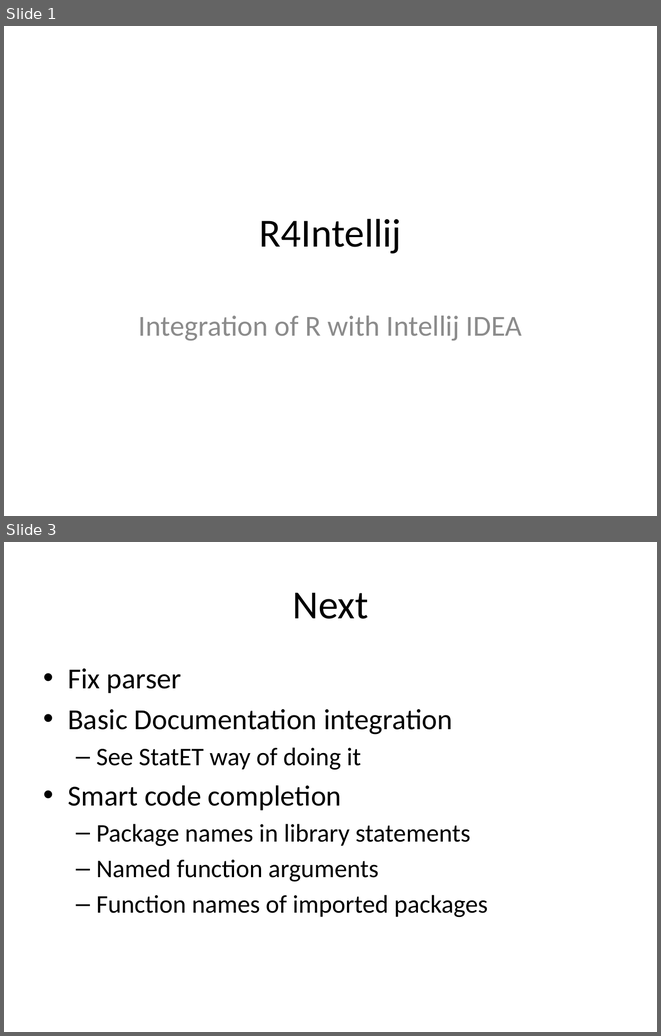
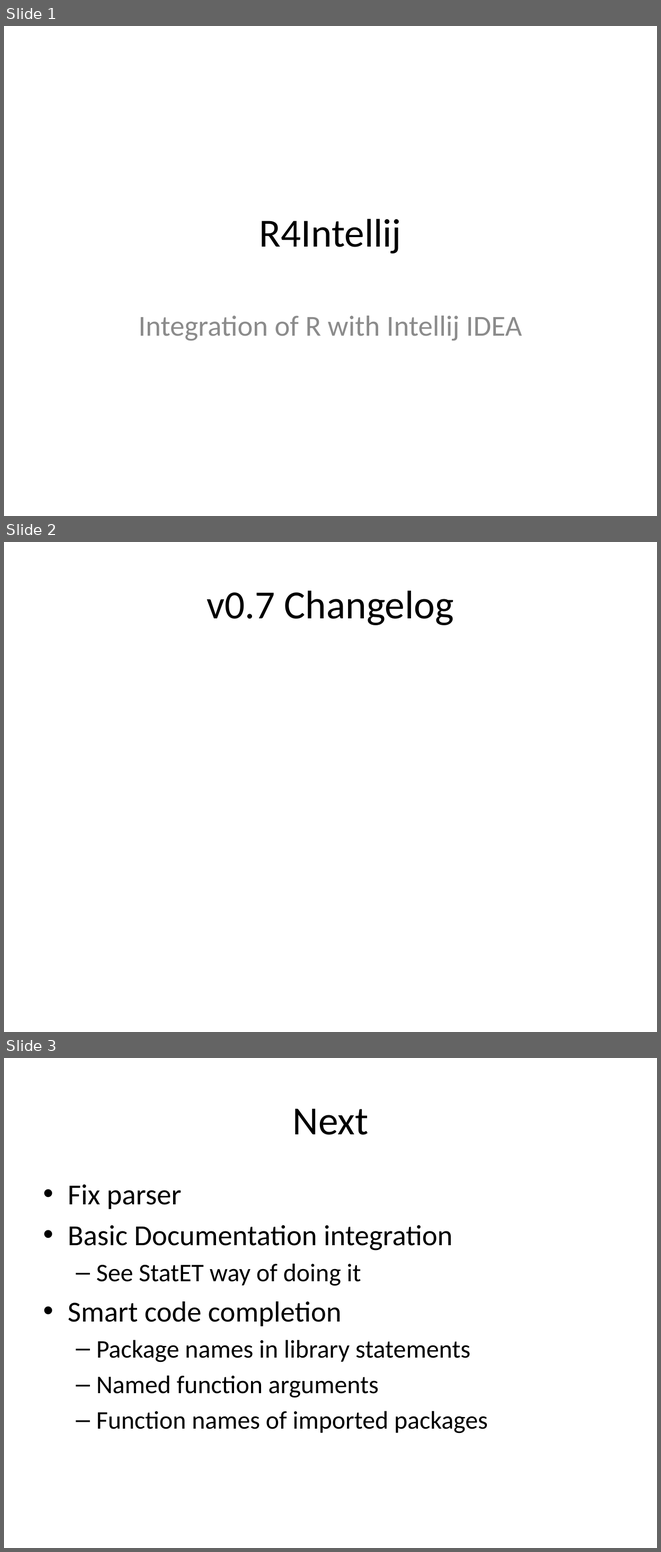
Before and after one commit to holgerbrandl/r4intellij, a slide deck: R4Intellij.pptx. Shown one above the other, each under a label of ours: slides 1 and 3 before the commit, slides 1, 2 and 3 after it; the slides between them are not shown. The pictures are 661x1036 and 661x1552 pixels, drawn with LibreOffice and Linux fonts; fonts in the diff are those of the drawing. Boxes give left, top, right and bottom in pixels: in the first picture for what was removed or moved away, otherwise in the second. Text is boxed around its words. In the diff, an @@ line names an element or a change of style, - is before the commit and + after.

```diff
--- a/R4Intellij.pptx
+++ b/R4Intellij.pptx
@@ slide 2 added at box(4, 542, 657, 1032), background #FFFFFF @@
@@ title added at box(207, 590, 454, 625), 44 pt, text #000000 @@
+v0.7 Changelog
```
Also in this commit, not shown: 1 slide removed, 3 other files.
